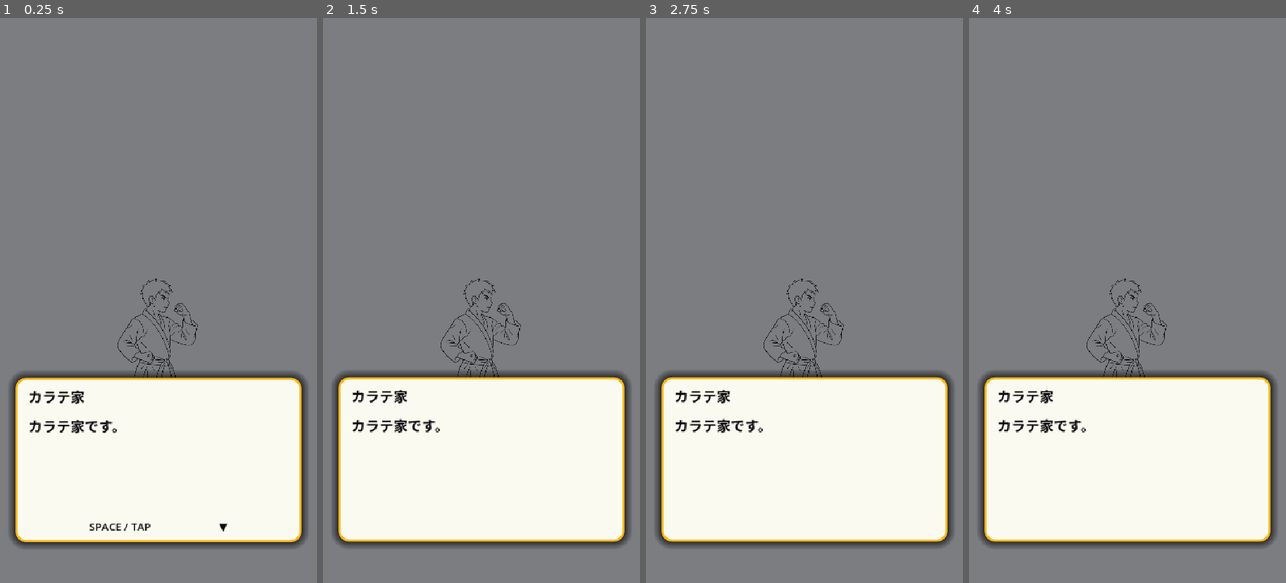
Above: before the commit, frames 1-4 (left to right).
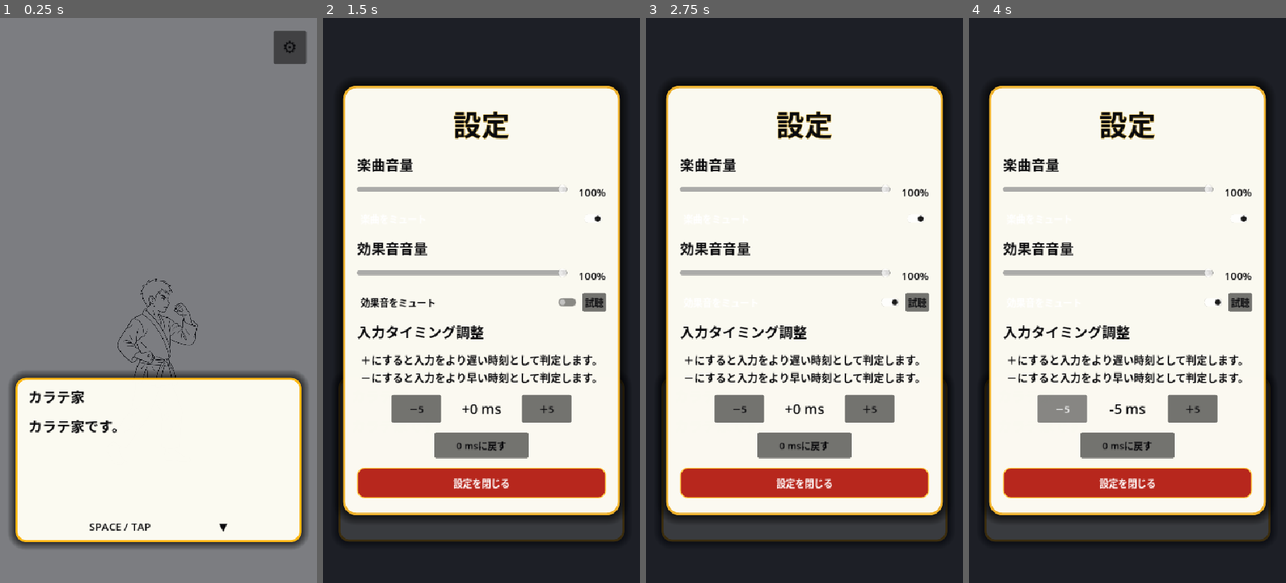
Above: after the commit, the same moments.

Repository: healer-jp/rithim-heven_main
Game: Godot game, scene res://Main/game_scene.tscn
The game is run twice, just before and just after one commit, with the same random seed, the same clock (stepped at 60 frames per second) and the same inputs. Sound files missing from this copy of the repository are replaced by a short silence.
Inputs (mouse positions are in pixels of both pictures, inside the frame that each line leads up to):
- Up to frame 1 (0.25 s): no input
- Up to frame 2 (1.5 s): click (611, 46) at 0.5 s, where only the run after the commit has a clickable "⚙"; click (481, 221) at 1.25 s, where only the run after the commit has a clickable "楽曲をミュート"
- Up to frame 3 (2.75 s): click (791, 300) at 2 s, where only the run after the commit has a clickable "効果音をミュート"
- Up to frame 4 (4 s): click (1241, 300) at 2.75 s, where only the run after the commit has a clickable "試聴"; click (1060, 407) at 3.5 s, where only the run after the commit has a clickable "－5"

The runs differ from the first frame. In frame 1, 0.6% of the frame differs, in the area x 86-97%, y 2-9%; in frame 2, 87%; in frame 3, 87%, in the area x 0-100%, y 0-100%; in frame 4, 87%.

Commit message:
ポーズ＆設定機能（オフセット＆音量調節）

Diff:
--- a/Main/GameScene/Managers/audio_manager.gd
+++ b/Main/GameScene/Managers/audio_manager.gd
@@ -26,13 +26,16 @@
 
 func _ready() -> void:
 	player = get_node_or_null("AudioStreamPlayer2D")
+	if player != null: player.bus = SettingsManager.BGM_BUS
 	manager = get_node("../../GameManager")
 	music = _load_audio(MUSIC_PATH)
 	tutorial = _load_audio(TUTORIAL_PATH)
 	perfect_se = _create_se_player(PERFECT_SE_PATH)
 	good_se = _create_se_player(GOOD_SE_PATH)
+	good_se.volume_db = -8.0
 	miss_se = _create_se_player(MISS_SE_PATH)
 	bomb_miss_se = _create_se_player(BOMB_MISS_SE_PATH)
+	bomb_miss_se.volume_db = -15.0
 	early_se = _create_se_player(EARLY_SE_PATH)
 	judge_manager = get_node_or_null("../JudgeManager")
 	if judge_manager != null:
@@ -63,6 +66,7 @@
 	var se_player := AudioStreamPlayer.new()
 	se_player.stream = _load_audio(path)
 	se_player.volume_db = -20.0
+	se_player.bus = SettingsManager.SE_BUS
 	add_child(se_player)
 	return se_player
 
--- a/Main/GameScene/Managers/judge_manager.gd
+++ b/Main/GameScene/Managers/judge_manager.gd
@@ -23,7 +23,7 @@
 func _process(_delta: float) -> void:
 	if manager.state not in [GameManagerGd.State.TUTORIAL_PLAY, GameManagerGd.State.PLAYING]: return
 	if chart_manager.chart.is_empty() or chart_manager.judge_note >= chart_manager.chart[0].size(): return
-	current_time = chart_manager.get_time()
+	current_time = chart_manager.get_time() + SettingsManager.input_offset_ms
 	if Input.is_action_just_pressed("rhythm"):
 		if _is_input_locked(): return
 		var difference := current_time - int(chart_manager.chart[0][chart_manager.judge_note])
--- a/Main/GameScene/canvas_layer.tscn
+++ b/Main/GameScene/canvas_layer.tscn
@@ -2,6 +2,7 @@
 
 [ext_resource type="Script" path="res://Main/GameScene/result_ui.gd" id="1_result"]
 [ext_resource type="Script" path="res://Main/GameScene/tutorial_ui.gd" id="2_tutorial"]
+[ext_resource type="Script" path="res://Main/GameScene/settings_ui.gd" id="3_settings"]
 
 [sub_resource type="StyleBoxFlat" id="Style_score"]
 bg_color = Color(0.025, 0.055, 0.1, 0.9)
@@ -357,3 +358,173 @@
 
 [node name="Timer" type="Timer" parent="TutorialUI"]
 wait_time = 0.03
+
+[node name="SettingsUI" type="Control" parent="."]
+layout_mode = 3
+anchors_preset = 15
+anchor_right = 1.0
+anchor_bottom = 1.0
+grow_horizontal = 2
+grow_vertical = 2
+mouse_filter = 2
+script = ExtResource("3_settings")
+
+[node name="GearButton" type="Button" parent="SettingsUI"]
+layout_mode = 0
+offset_left = 466.0
+offset_top = 22.0
+offset_right = 522.0
+offset_bottom = 78.0
+mouse_filter = 0
+theme_override_colors/font_color = Color(0.04, 0.04, 0.05, 1)
+theme_override_font_sizes/font_size = 28
+text = "⚙"
+
+[node name="Dimmer" type="ColorRect" parent="SettingsUI"]
+layout_mode = 1
+anchors_preset = 15
+anchor_right = 1.0
+anchor_bottom = 1.0
+grow_horizontal = 2
+grow_vertical = 2
+mouse_filter = 0
+color = Color(0.01, 0.02, 0.05, 0.78)
+
+[node name="Panel" type="PanelContainer" parent="SettingsUI/Dimmer"]
+layout_mode = 0
+offset_left = 34.0
+offset_top = 115.0
+offset_right = 506.0
+offset_bottom = 845.0
+theme_override_styles/panel = SubResource("Style_result")
+pivot_offset = Vector2(236, 365)
+
+[node name="Content" type="VBoxContainer" parent="SettingsUI/Dimmer/Panel"]
+layout_mode = 2
+theme_override_constants/separation = 16
+alignment = 1
+
+[node name="Title" type="Label" parent="SettingsUI/Dimmer/Panel/Content"]
+layout_mode = 2
+text = "設定"
+label_settings = SubResource("Label_result_title")
+horizontal_alignment = 1
+
+[node name="BgmCaption" type="Label" parent="SettingsUI/Dimmer/Panel/Content"]
+layout_mode = 2
+text = "楽曲音量"
+label_settings = SubResource("Label_result_medium")
+
+[node name="BgmRow" type="HBoxContainer" parent="SettingsUI/Dimmer/Panel/Content"]
+layout_mode = 2
+
+[node name="BgmSlider" type="HSlider" parent="SettingsUI/Dimmer/Panel/Content/BgmRow"]
+layout_mode = 2
+size_flags_horizontal = 3
+max_value = 100.0
+step = 1.0
+value = 100.0
+
+[node name="BgmValue" type="Label" parent="SettingsUI/Dimmer/Panel/Content/BgmRow"]
+custom_minimum_size = Vector2(62, 0)
+layout_mode = 2
+text = "100%"
+label_settings = SubResource("Label_result_small")
+horizontal_alignment = 2
+
+[node name="BgmMute" type="CheckButton" parent="SettingsUI/Dimmer/Panel/Content"]
+layout_mode = 2
+theme_override_colors/font_color = Color(0.04, 0.04, 0.05, 1)
+text = "楽曲をミュート"
+
+[node name="SeCaption" type="Label" parent="SettingsUI/Dimmer/Panel/Content"]
+layout_mode = 2
+text = "効果音音量"
+label_settings = SubResource("Label_result_medium")
+
+[node name="SeRow" type="HBoxContainer" parent="SettingsUI/Dimmer/Panel/Content"]
+layout_mode = 2
+
+[node name="SeSlider" type="HSlider" parent="SettingsUI/Dimmer/Panel/Content/SeRow"]
+layout_mode = 2
+size_flags_horizontal = 3
+max_value = 100.0
+step = 1.0
+value = 100.0
+
+[node name="SeValue" type="Label" parent="SettingsUI/Dimmer/Panel/Content/SeRow"]
+custom_minimum_size = Vector2(62, 0)
+layout_mode = 2
+text = "100%"
+label_settings = SubResource("Label_result_small")
+horizontal_alignment = 2
+
+[node name="SeActions" type="HBoxContainer" parent="SettingsUI/Dimmer/Panel/Content"]
+layout_mode = 2
+
+[node name="SeMute" type="CheckButton" parent="SettingsUI/Dimmer/Panel/Content/SeActions"]
+layout_mode = 2
+size_flags_horizontal = 3
+theme_override_colors/font_color = Color(0.04, 0.04, 0.05, 1)
+text = "効果音をミュート"
+
+[node name="TestButton" type="Button" parent="SettingsUI/Dimmer/Panel/Content/SeActions"]
+layout_mode = 2
+theme_override_colors/font_color = Color(0.04, 0.04, 0.05, 1)
+text = "試聴"
+
+[node name="OffsetCaption" type="Label" parent="SettingsUI/Dimmer/Panel/Content"]
+layout_mode = 2
+text = "入力タイミング調整"
+label_settings = SubResource("Label_result_medium")
+
+[node name="OffsetDescription" type="Label" parent="SettingsUI/Dimmer/Panel/Content"]
+layout_mode = 2
+text = "＋にすると入力をより遅い時刻として判定します。\n－にすると入力をより早い時刻として判定します。"
+label_settings = SubResource("Label_result_small")
+horizontal_alignment = 1
+autowrap_mode = 2
+
+[node name="OffsetRow" type="HBoxContainer" parent="SettingsUI/Dimmer/Panel/Content"]
+layout_mode = 2
+alignment = 1
+
+[node name="MinusButton" type="Button" parent="SettingsUI/Dimmer/Panel/Content/OffsetRow"]
+custom_minimum_size = Vector2(84, 48)
+layout_mode = 2
+theme_override_colors/font_color = Color(0.04, 0.04, 0.05, 1)
+text = "－5"
+
+[node name="OffsetValue" type="Label" parent="SettingsUI/Dimmer/Panel/Content/OffsetRow"]
+custom_minimum_size = Vector2(130, 48)
+layout_mode = 2
+text = "+0 ms"
+label_settings = SubResource("Label_result_medium")
+horizontal_alignment = 1
+vertical_alignment = 1
+
+[node name="PlusButton" type="Button" parent="SettingsUI/Dimmer/Panel/Content/OffsetRow"]
+custom_minimum_size = Vector2(84, 48)
+layout_mode = 2
+theme_override_colors/font_color = Color(0.04, 0.04, 0.05, 1)
+text = "＋5"
+
+[node name="OffsetActions" type="HBoxContainer" parent="SettingsUI/Dimmer/Panel/Content"]
+layout_mode = 2
+alignment = 1
+
+[node name="ResetButton" type="Button" parent="SettingsUI/Dimmer/Panel/Content/OffsetActions"]
+custom_minimum_size = Vector2(160, 44)
+layout_mode = 2
+theme_override_colors/font_color = Color(0.04, 0.04, 0.05, 1)
+text = "0 msに戻す"
+
+[node name="CloseButton" type="Button" parent="SettingsUI/Dimmer/Panel/Content"]
+custom_minimum_size = Vector2(0, 52)
+layout_mode = 2
+theme_override_styles/normal = SubResource("Style_button")
+theme_override_colors/font_color = Color(1, 1, 1, 1)
+text = "設定を閉じる"
+
+[node name="TestSePlayer" type="AudioStreamPlayer" parent="SettingsUI"]
+process_mode = 3
--- a/Main/GameScene/game_manager.gd
+++ b/Main/GameScene/game_manager.gd
@@ -75,6 +75,6 @@
 		return "S"
 	var rate := float(score) / float(max_score)
 	if rate >= 0.9: return "A"
-	if rate >= 0.8: return "B"
+	if rate >= 0.75: return "B"
 	if rate >= 0.5: return "C"
 	return "D"
--- /dev/null
+++ b/Main/GameScene/settings_ui.gd
@@ -0,0 +1,81 @@
+class_name SettingsUiGd
+extends Control
+
+const TEST_SE := preload("res://imported/SE1_nc246084_【スマブラSP】_ジャストガード音_高音質.wav")
+
+@onready var panel: Control = $Dimmer/Panel
+@onready var dimmer: Control = $Dimmer
+@onready var bgm_slider: HSlider = $Dimmer/Panel/Content/BgmRow/BgmSlider
+@onready var bgm_value: Label = $Dimmer/Panel/Content/BgmRow/BgmValue
+@onready var bgm_mute: CheckButton = $Dimmer/Panel/Content/BgmMute
+@onready var se_slider: HSlider = $Dimmer/Panel/Content/SeRow/SeSlider
+@onready var se_value: Label = $Dimmer/Panel/Content/SeRow/SeValue
+@onready var se_mute: CheckButton = $Dimmer/Panel/Content/SeActions/SeMute
+@onready var offset_value: Label = $Dimmer/Panel/Content/OffsetRow/OffsetValue
+@onready var test_player: AudioStreamPlayer = $TestSePlayer
+
+func _ready() -> void:
+	process_mode = Node.PROCESS_MODE_ALWAYS
+	dimmer.hide()
+	$GearButton.pressed.connect(open_settings)
+	bgm_slider.value_changed.connect(_on_bgm_changed)
+	se_slider.value_changed.connect(_on_se_changed)
+	bgm_mute.toggled.connect(SettingsManager.set_bgm_muted)
+	se_mute.toggled.connect(SettingsManager.set_se_muted)
+	$Dimmer/Panel/Content/OffsetRow/MinusButton.pressed.connect(_change_offset.bind(-5))
+	$Dimmer/Panel/Content/OffsetRow/PlusButton.pressed.connect(_change_offset.bind(5))
+	$Dimmer/Panel/Content/OffsetActions/ResetButton.pressed.connect(_reset_offset)
+	$Dimmer/Panel/Content/SeActions/TestButton.pressed.connect(_play_test_se)
+	$Dimmer/Panel/Content/CloseButton.pressed.connect(close_settings)
+	test_player.stream = TEST_SE
+	test_player.bus = SettingsManager.SE_BUS
+
+func open_settings() -> void:
+	_sync_controls()
+	dimmer.show()
+	$GearButton.hide()
+	panel.scale = Vector2(0.88, 0.88)
+	panel.modulate.a = 0.0
+	get_tree().paused = true
+	var tween := create_tween().set_parallel(true).set_trans(Tween.TRANS_BACK).set_ease(Tween.EASE_OUT)
+	tween.tween_property(panel, "scale", Vector2.ONE, 0.25)
+	tween.tween_property(panel, "modulate:a", 1.0, 0.18)
+
+func close_settings() -> void:
+	if not dimmer.visible:
+		return
+	dimmer.hide()
+	$GearButton.show()
+	get_tree().paused = false
+
+func _sync_controls() -> void:
+	bgm_slider.set_value_no_signal(SettingsManager.bgm_volume * 100.0)
+	se_slider.set_value_no_signal(SettingsManager.se_volume * 100.0)
+	bgm_mute.set_pressed_no_signal(SettingsManager.bgm_muted)
+	se_mute.set_pressed_no_signal(SettingsManager.se_muted)
+	_update_labels()
+
+func _on_bgm_changed(value: float) -> void:
+	SettingsManager.set_bgm_volume(value / 100.0)
+	_update_labels()
+
+func _on_se_changed(value: float) -> void:
+	SettingsManager.set_se_volume(value / 100.0)
+	_update_labels()
+
+func _change_offset(amount: int) -> void:
+	SettingsManager.set_input_offset_ms(SettingsManager.input_offset_ms + amount)
+	_update_labels()
+
+func _reset_offset() -> void:
+	SettingsManager.reset_input_offset()
+	_update_labels()
+
+func _play_test_se() -> void:
+	test_player.stop()
+	test_player.play()
+
+func _update_labels() -> void:
+	bgm_value.text = "%d%%" % roundi(bgm_slider.value)
+	se_value.text = "%d%%" % roundi(se_slider.value)
+	offset_value.text = "%+d ms" % SettingsManager.input_offset_ms
--- a/Main/game_scene.gd
+++ b/Main/game_scene.gd
@@ -230,7 +230,7 @@
 			"D": "キホンができてない。やりなおし。",
 			"C": "う〜ん･･･ まぁまぁ、かな。",
 			"B": "キホンはできてるけど、つづけざまは ニガテみたい。",
-			"A": "オウヨウできてる!しかも連続パンチがキマッてた。",
+			"A": "すばらしい！しかも連続パンチがキマッてた。",
 			"S": "カンペキだ！動きに少しもムダがない!!",
 		}.get(rank, "")
 	if result_guide_label != null: result_guide_label.text = "SPACE / TAP   RETRY"
--- /dev/null
+++ b/Main/settings_manager.gd
@@ -0,0 +1,75 @@
+extends Node
+
+const SETTINGS_PATH := "user://settings.cfg"
+const BGM_BUS := "BGM"
+const SE_BUS := "SE"
+
+var bgm_volume := 1.0
+var se_volume := 1.0
+var bgm_muted := false
+var se_muted := false
+var input_offset_ms := 0
+
+func _ready() -> void:
+	load_settings()
+	apply_audio_settings()
+
+func set_bgm_volume(value: float) -> void:
+	bgm_volume = clampf(value, 0.0, 1.0)
+	apply_audio_settings()
+	save_settings()
+
+func set_se_volume(value: float) -> void:
+	se_volume = clampf(value, 0.0, 1.0)
+	apply_audio_settings()
+	save_settings()
+
+func set_bgm_muted(value: bool) -> void:
+	bgm_muted = value
+	apply_audio_settings()
+	save_settings()
+
+func set_se_muted(value: bool) -> void:
+	se_muted = value
+	apply_audio_settings()
+	save_settings()
+
+func set_input_offset_ms(value: int) -> void:
+	input_offset_ms = clampi(value, -200, 200)
+	save_settings()
+
+func reset_input_offset() -> void:
+	set_input_offset_ms(0)
+
+func apply_audio_settings() -> void:
+	_set_bus(BGM_BUS, bgm_volume, bgm_muted)
+	_set_bus(SE_BUS, se_volume, se_muted)
+
+func save_settings() -> void:
+	var config := ConfigFile.new()
+	config.set_value("audio", "bgm_volume", bgm_volume)
+	config.set_value("audio", "se_volume", se_volume)
+	config.set_value("audio", "bgm_muted", bgm_muted)
+	config.set_value("audio", "se_muted", se_muted)
+	config.set_value("timing", "input_offset_ms", input_offset_ms)
+	var error := config.save(SETTINGS_PATH)
+	if error != OK:
+		push_warning("設定を保存できませんでした: %s" % error_string(error))
+
+func load_settings() -> void:
+	var config := ConfigFile.new()
+	if config.load(SETTINGS_PATH) != OK:
+		return
+	bgm_volume = clampf(float(config.get_value("audio", "bgm_volume", 1.0)), 0.0, 1.0)
+	se_volume = clampf(float(config.get_value("audio", "se_volume", 1.0)), 0.0, 1.0)
+	bgm_muted = bool(config.get_value("audio", "bgm_muted", false))
+	se_muted = bool(config.get_value("audio", "se_muted", false))
+	input_offset_ms = clampi(int(config.get_value("timing", "input_offset_ms", 0)), -200, 200)
+
+func _set_bus(bus_name: String, linear_volume: float, muted: bool) -> void:
+	var bus_index := AudioServer.get_bus_index(bus_name)
+	if bus_index < 0:
+		push_warning("Audio bus not found: " + bus_name)
+		return
+	AudioServer.set_bus_volume_db(bus_index, linear_to_db(maxf(linear_volume, 0.0001)))
+	AudioServer.set_bus_mute(bus_index, muted or linear_volume <= 0.0)
--- /dev/null
+++ b/default_bus_layout.tres
@@ -0,0 +1,21 @@
+[gd_resource type="AudioBusLayout" format=3]
+
+[resource]
+bus/0/name = &"Master"
+bus/0/solo = false
+bus/0/mute = false
+bus/0/bypass_fx = false
+bus/0/volume_db = 0.0
+bus/0/send = &""
+bus/1/name = &"BGM"
+bus/1/solo = false
+bus/1/mute = false
+bus/1/bypass_fx = false
+bus/1/volume_db = 0.0
+bus/1/send = &"Master"
+bus/2/name = &"SE"
+bus/2/solo = false
+bus/2/mute = false
+bus/2/bypass_fx = false
+bus/2/volume_db = 0.0
+bus/2/send = &"Master"
--- a/project.godot
+++ b/project.godot
@@ -14,6 +14,10 @@
 run/main_scene="uid://dst05t6e7xny7"
 config/features=PackedStringArray("4.7", "Forward Plus")
 config/icon="res://icon.svg"
+
+[autoload]
+
+SettingsManager="*res://Main/settings_manager.gd"
 
 [display]
 
Not shown, added: Main/GameScene/settings_ui.gd.uid
Not shown, added: Main/settings_manager.gd.uid
